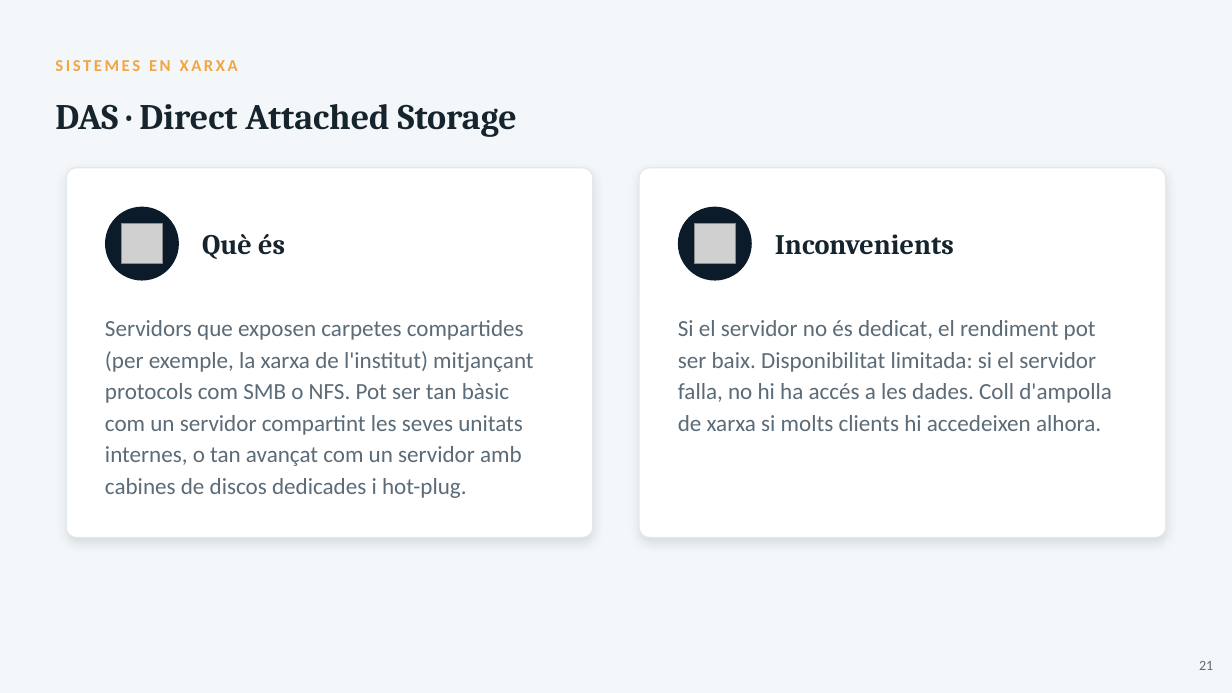
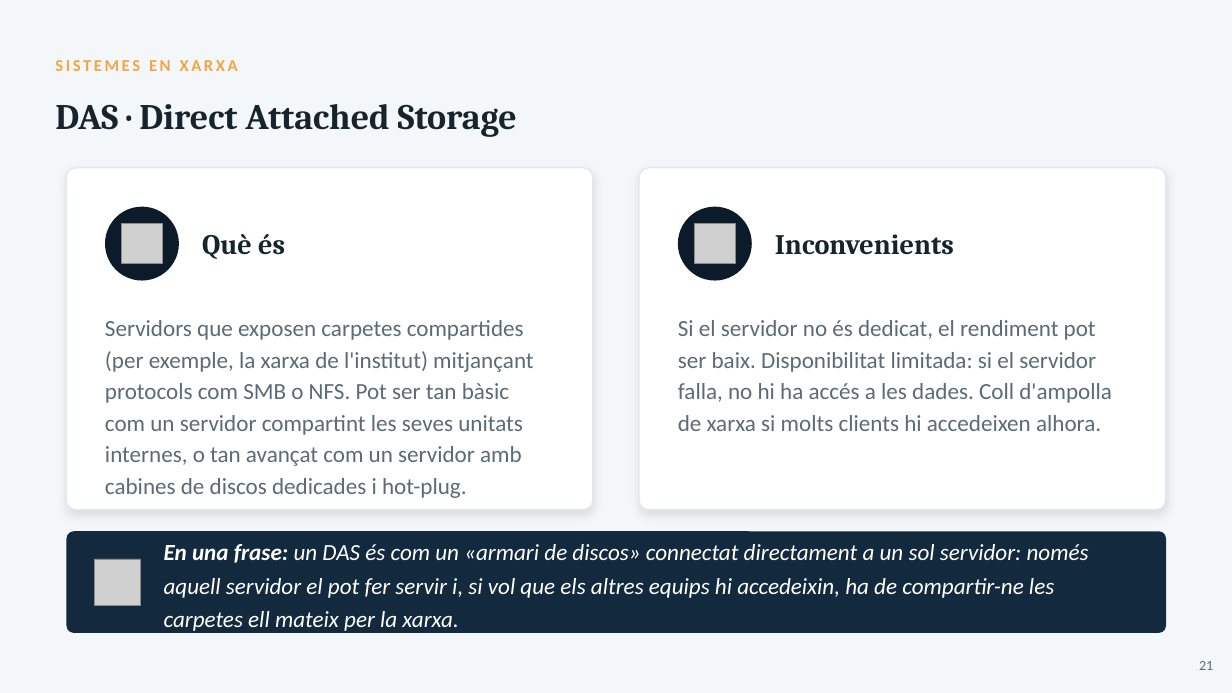
Before and after one commit to joansanchezescudero/SMX_0226_Seguretat_Informatica, a slide deck: slide 21 of RA2 - Emmagatzematge i copies de seguretat/AA2 - Sistemes demmagatzematge/RA2_AA2_Sistemes_emmagatzematge.pptx. Drawn at 1232x693 pixels with LibreOffice and Linux fonts; fonts in the diff are those of the drawing; grey boxes stand for pictures. Boxes give left, top, right and bottom in pixels: in the first picture for what was removed or moved away, otherwise in the second. Text is boxed around its words. In the diff, an @@ line names an element or a change of style, - is before the commit and + after.

```diff
--- a/RA2 - Emmagatzematge i copies de seguretat/AA2 - Sistemes demmagatzematge/RA2_AA2_Sistemes_emmagatzematge.pptx
+++ b/RA2 - Emmagatzematge i copies de seguretat/AA2 - Sistemes demmagatzematge/RA2_AA2_Sistemes_emmagatzematge.pptx
@@ rounded rectangle: place and size @@
-rounded rectangle at <box>67,168,593,538</box>
+rounded rectangle at <box>67,168,593,510</box>
@@ rounded rectangle: place and size @@
-rounded rectangle at <box>640,168,1166,538</box>
+rounded rectangle at <box>640,168,1166,510</box>
@@ rounded rectangle added at <box>67,531,1166,633</box>, fill #13293D @@
@@ picture added at <box>94,559,140,605</box> @@
@@ text added at <box>164,544,1089,631</box>, 18 pt, text #FFFFFF, italic @@
+En una frase: un DAS és com un «armari de discos» connectat directament a un sol servidor: només aquell servidor el pot fer servir i, si vol que els altres equips hi accedeixin, ha de compartir-ne les carpetes ell mateix per la xarxa.
```
Also in this commit, not shown: 11 other slides changed, 1 slide added, 1 other file.
